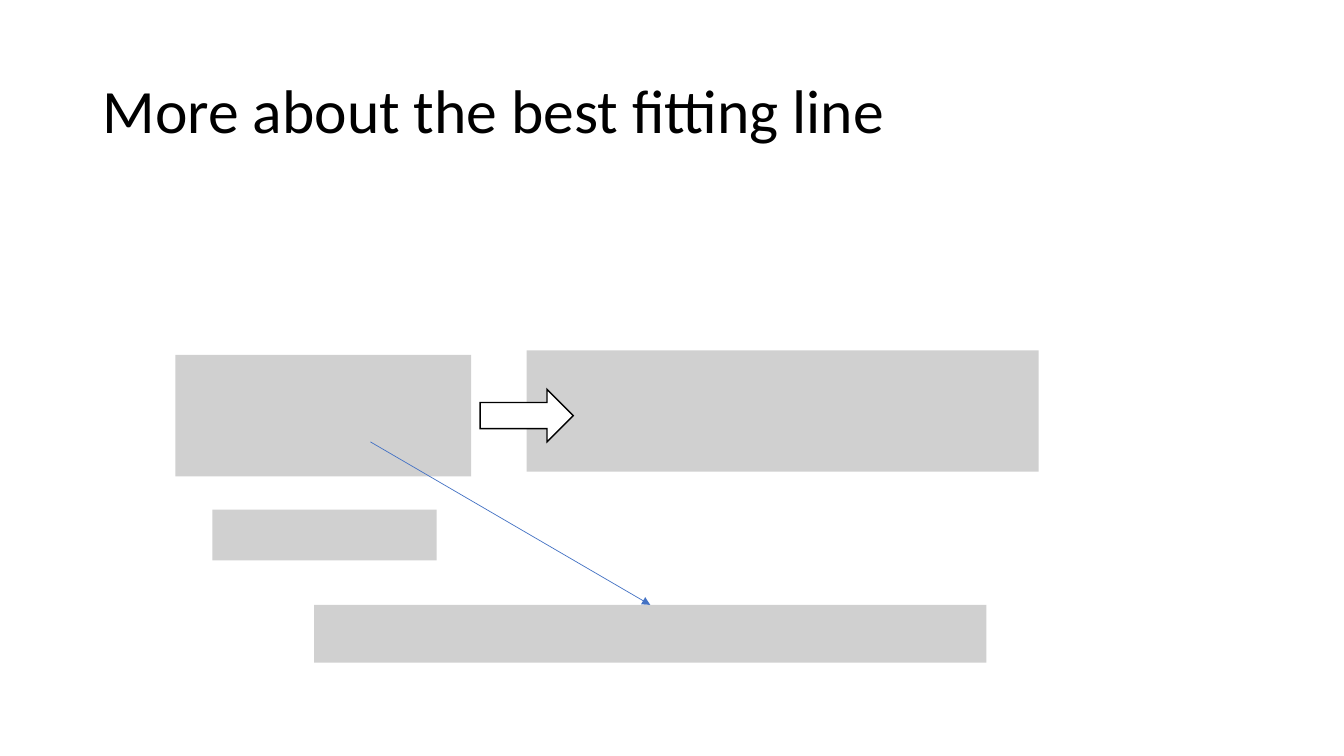
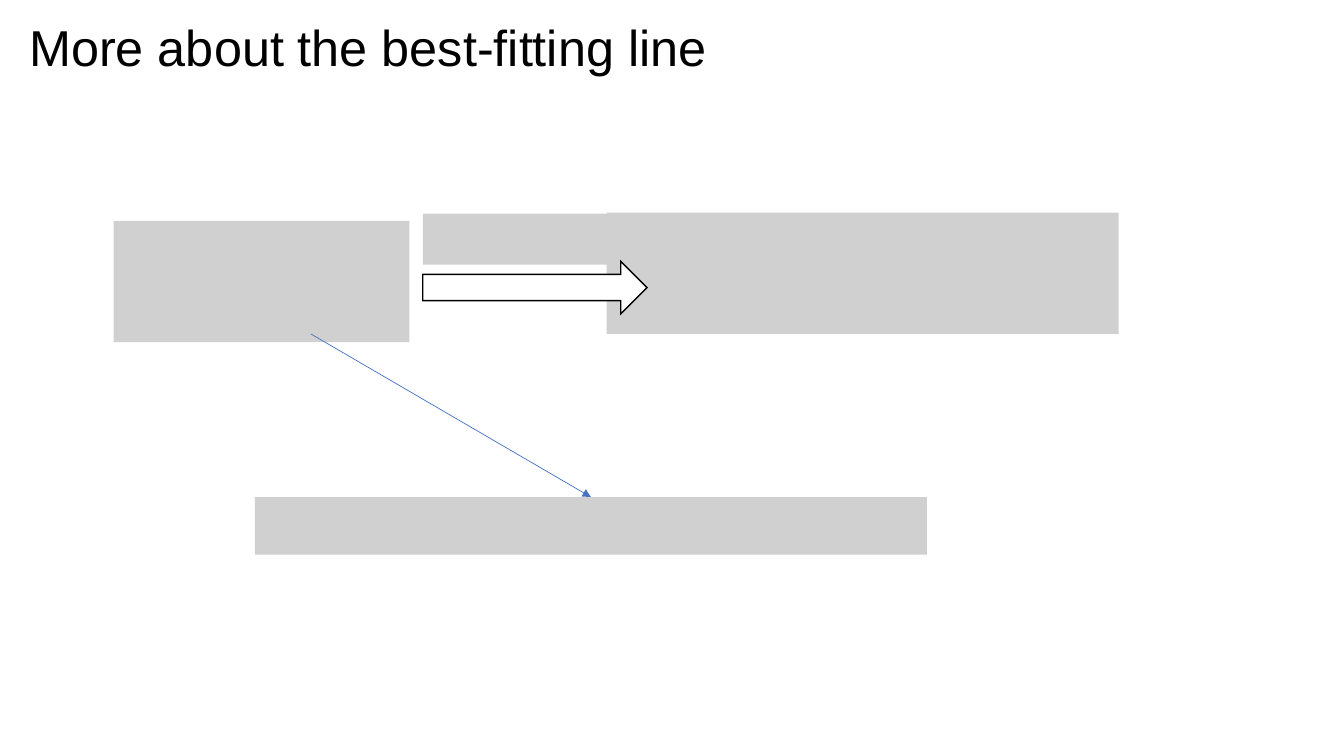
Before and after one commit to issues-osu/statsii-spring2026, a slide deck: slide 32 of slides/MLR/lecture.pptx (slide 33 before the commit). Drawn at 1344x756 pixels with LibreOffice and Linux fonts; fonts in the diff are those of the drawing; grey boxes stand for pictures. Boxes give left, top, right and bottom in pixels: in the first picture for what was removed or moved away, otherwise in the second. Text is boxed around its words. In the diff, an @@ line names an element or a change of style, - is before the commit and + after.

```diff
--- a/slides/MLR/lecture.pptx
+++ b/slides/MLR/lecture.pptx
@@ title at (29,29,706,76): text changed; size 44 to 36 pt; font Calibri to Arial @@
-More about the best fitting line
+More about the best-fitting line
@@ picture added at (114,221,409,342) @@
@@ picture added at (422,214,646,264) @@
@@ picture added at (607,213,1119,334) @@
@@ right arrow: place and size @@
-right arrow at (480,389,573,442)
+right arrow at (422,261,646,314)
@@ picture removed at (175,355,471,476) @@
@@ arrow moved from (370, 442) - (650, 605) to (312, 334) - (591, 497) @@
@@ picture removed at (526,350,1038,471) @@
@@ picture added at (255,497,928,555) @@
@@ picture removed at (213,510,437,561) @@
@@ picture removed at (315,605,987,662) @@
```
Also in this commit, not shown: 90 other slides changed, 5 slides added, 4 slides removed.
